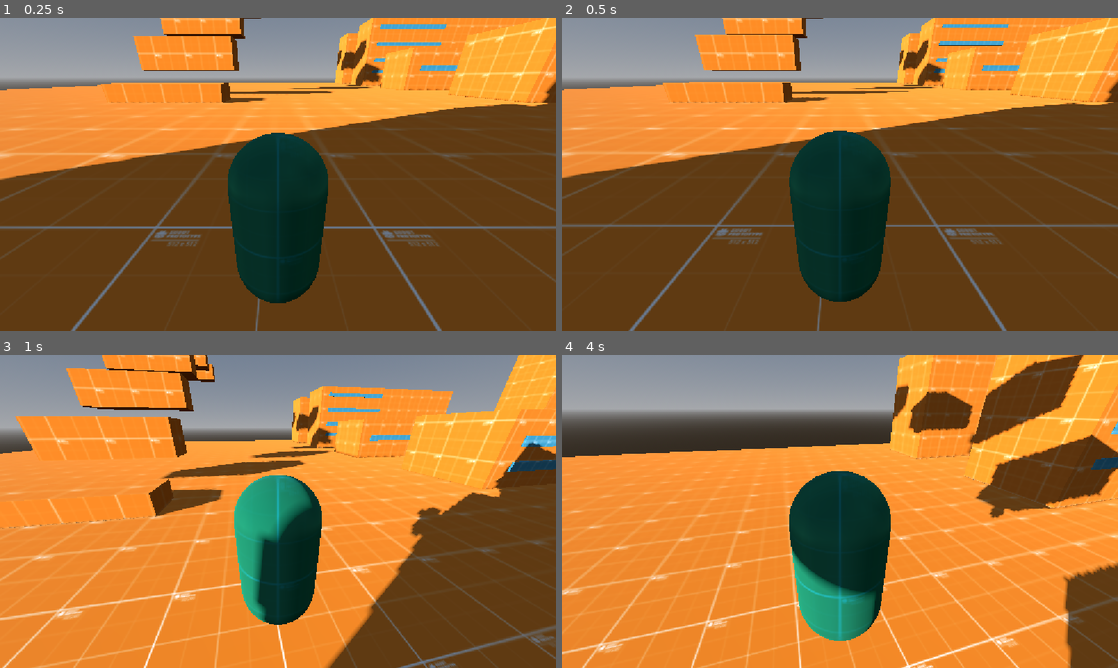
Above: before the commit, frames 1-4 (two rows, left to right).
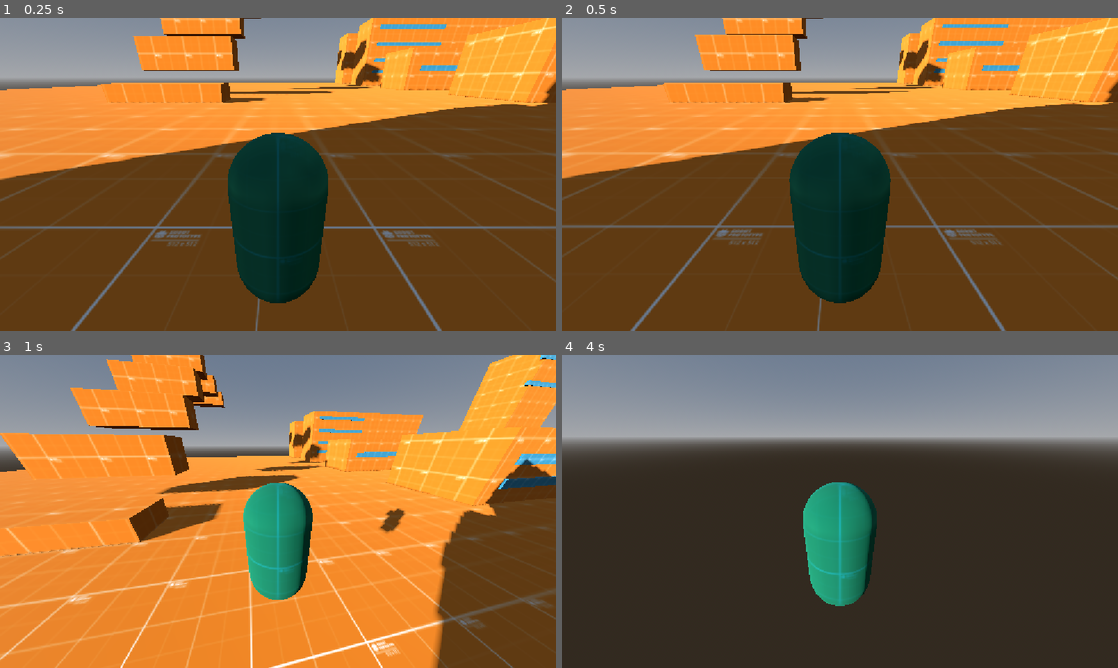
Above: after the commit, the same moments.

Repository: MauroMelender/ProtoProyectGensaku
Game: Godot game, scene res://Test Folder 0.1/escena_testeo.tscn
The game is run twice, just before and just after one commit, with the same random seed, the same clock (stepped at 60 frames per second) and the same inputs.
Inputs (mouse positions are in pixels of both pictures, inside the frame that each line leads up to):
- Up to frame 1 (0.25 s): no input
- Up to frame 2 (0.5 s): no input
- Up to frame 3 (1 s): tap Enter (ui_accept) at 0.5, 0.77, 0.8 s; move the mouse to (305, 511) at 0.52 s; hold W (ui_up) from 0.53 s (still down); tap Q (dash) at 0.6 s
- Up to frame 4 (4 s): keep holding W (ui_up); tap Enter (ui_accept) at 1.07, 1.35, 1.52, 1.82, 2.3, 3.02, 3.32, 3.6, 3.77 s; move the mouse to (812, 511) at 1.27 s; tap Q (dash) at 1.55, 2.1, 2.85 s; move the mouse to (851, 505) at 2.02 s; move the mouse to (834, 517) at 2.77 s; move the mouse to (878, 514) at 3.52 s

Frame 1 is identical in both runs. In frame 2, 2.1% of the frame differs, in the area x 0-100%, y 0-100%; in frame 3, 36%; in frame 4, 90%.

Commit message:
Correccion de la inercia y velocidad de wall running

Diff:
--- a/Test Folder 0.1/Player/Camara/camera_controller.gd
+++ b/Test Folder 0.1/Player/Camara/camera_controller.gd
@@ -7,16 +7,13 @@
 var current_tilt: float = 0.0
 var current_strafe_tilt: float = 0.0
 
-# Variables para el efecto de aterrizaje/salto
+# Variables para el efecto de aterrizaje e impacto
 var landing_offset: float = 0.0
 var was_on_floor: bool = true
 var initial_camera_pos: Vector3 = Vector3.ZERO
 
-# Variables para el micro-shake del dash
+# Variables de sacudida y vibración
 var shake_intensity: float = 0.0
-
-# Variables para el modo Orbita 360
-var is_orbiting: bool = false
 
 func _ready() -> void:
 	player = get_parent().get_parent() as Player
@@ -49,24 +46,21 @@
 
 	player.camera_pivot.rotate_y(-mouse_relative.x)
 	player.camera_pivot.rotate_object_local(Vector3.RIGHT, -mouse_relative.y)
-
 	player.camera_pivot.rotation.x = clamp(player.camera_pivot.rotation.x, deg_to_rad(-80), deg_to_rad(80))
 
 func _update_orbit_mode(delta: float) -> void:
 	var right_click_pressed := Input.is_mouse_button_pressed(MOUSE_BUTTON_RIGHT)
-
 	if not right_click_pressed:
 		player.camera_pivot.rotation.y = lerp_angle(player.camera_pivot.rotation.y, 0.0, player.CAMERA_RESET_SPEED * delta)
 
 func _update_fov(delta: float) -> void:
 	var target_fov: float = player.BASE_FOV
+	var horizontal_speed := Vector3(player.velocity.x, 0, player.velocity.z).length()
 
 	match player.current_state:
 		Player.State.NORMAL:
-			var horizontal_speed := Vector3(player.velocity.x, 0, player.velocity.z).length()
-
 			if horizontal_speed > player.SPEED:
-				var speed_ratio = clamp((horizontal_speed - player.SPEED) / (player.WALL_RUN_SPEED - player.SPEED), 0.0, 1.0)
+				var speed_ratio = clamp((horizontal_speed - player.SPEED) / (player.DASH_SPEED - player.SPEED), 0.0, 1.0)
 				target_fov = lerp(player.BASE_FOV, player.MAX_FOV, speed_ratio)
 			else:
 				target_fov = player.BASE_FOV
@@ -77,7 +71,7 @@
 		Player.State.AGARRADO:
 			target_fov = player.BASE_FOV
 
-	if player.dash_ability and player.dash_ability.cooldown_timer > (player.DASH_COOLDOWN_TIME - 0.2):
+	if player.dash_ability and player.dash_ability.cooldown_timer > (player.DASH_COOLDOWN_TIME - 0.25):
 		target_fov = player.DASH_FOV
 		if player.dash_ability.cooldown_timer > (player.DASH_COOLDOWN_TIME - 0.05):
 			shake_intensity = player.DASH_SHAKE_AMOUNT
@@ -103,18 +97,22 @@
 
 func _update_landing_impact(delta: float) -> void:
 	if not was_on_floor and player.is_on_floor():
-		landing_offset = -player.LANDING_BOUNCE_FORCE
+		var fall_impact = abs(player.last_fall_velocity) * player.LANDING_BOUNCE_FORCE
+		landing_offset = -clamp(fall_impact, 0.05, 0.6)
+
+		if abs(player.last_fall_velocity) > 15.0:
+			shake_intensity = clamp(abs(player.last_fall_velocity) * 0.004, 0.03, 0.12)
 
 	was_on_floor = player.is_on_floor()
 
-	landing_offset = lerp(landing_offset, 0.0, 10.0 * delta)
+	landing_offset = lerp(landing_offset, 0.0, 12.0 * delta)
 	camera.position.y = initial_camera_pos.y + landing_offset
 
 func _update_dash_shake(delta: float) -> void:
 	if shake_intensity > 0.0:
 		camera.h_offset = randf_range(-shake_intensity, shake_intensity)
 		camera.v_offset = randf_range(-shake_intensity, shake_intensity)
-		shake_intensity = move_toward(shake_intensity, 0.0, delta * 2.0)
+		shake_intensity = move_toward(shake_intensity, 0.0, delta * 2.5)
 	else:
 		camera.h_offset = 0.0
 		camera.v_offset = 0.0
--- a/Test Folder 0.1/Player/Habilidades/wall_run.gd
+++ b/Test Folder 0.1/Player/Habilidades/wall_run.gd
@@ -96,9 +96,11 @@
 
 	if Input.is_action_just_pressed("ui_accept"):
 		player.current_state = Player.State.NORMAL
-		cooldown_timer = 0.4
+		cooldown_timer = 0.35
 		player.jump_count = 1
-		player.velocity = (current_wall_normal * player.WALL_JUMP_FORCE) + (Vector3.UP * player.JUMP_VELOCITY)
+
+		var forward_dir := -player.transform.basis.z
+		player.velocity = (current_wall_normal * player.WALL_JUMP_FORCE) + (forward_dir * player.WALL_JUMP_FORWARD_FORCE) + (Vector3.UP * player.JUMP_VELOCITY)
 		return
 
 	player.move_and_slide()
--- a/Test Folder 0.1/Player/player.gd
+++ b/Test Folder 0.1/Player/player.gd
@@ -6,6 +6,8 @@
 @export var SPEED: float = 8.0
 @export var ACCEL: float = 20.0
 @export var FRICTION: float = 30.0
+@export var AIR_CONTROL: float = 8.0 # Control horizontal en aire
+@export var MOMENTUM_DECAY: float = 6.0 # Velocidad a la que se pierde el exceso de inercia (Dash/WallRun)
 @export var JUMP_VELOCITY: float = 6.0
 @export var MAX_JUMPS: int = 2
 @export var MOUSE_SENSITIVITY: float = 0.003
@@ -17,23 +19,24 @@
 
 @export_group("Wall Running")
 @export var WALL_RUN_SPEED: float = 17.0
-@export var WALL_JUMP_FORCE: float = 5.0
+@export var WALL_JUMP_FORCE: float = 7.0
+@export var WALL_JUMP_FORWARD_FORCE: float = 12.0 # Inercia frontal al saltar de la pared
 
 @export_group("Dash")
-@export var DASH_SPEED: float = 16.0
+@export var DASH_SPEED: float = 18.0
 @export var DASH_COOLDOWN_TIME: float = 1.2
 
 @export_group("Cámara y FOV")
 @export var BASE_FOV: float = 75.0
-@export var MAX_FOV: float = 90.0
-@export var DASH_FOV: float = 95.0
+@export var MAX_FOV: float = 95.0
+@export var DASH_FOV: float = 102.0
 @export var FOV_CHANGE_SPEED: float = 6.0
 @export var TILT_ANGLE: float = 12.0
 @export var TILT_SPEED: float = 8.0
-@export var STRAFE_TILT_ANGLE: float = 2.5
-@export var LANDING_BOUNCE_FORCE: float = 0.15
-@export var DASH_SHAKE_AMOUNT: float = 0.06
-@export var CAMERA_RESET_SPEED: float = 8.0 # Velocidad para rebarajar la cámara al soltar clic
+@export var STRAFE_TILT_ANGLE: float = 3.0
+@export var LANDING_BOUNCE_FORCE: float = 0.02 # Factor de impacto por velocidad de caída
+@export var DASH_SHAKE_AMOUNT: float = 0.07
+@export var CAMERA_RESET_SPEED: float = 8.0
 
 # Estructura de Estados
 enum State { NORMAL, AGARRADO, WALL_RUNNING }
@@ -42,6 +45,7 @@
 var jump_count: int = 0
 var gravity: float = ProjectSettings.get_setting("physics/3d/default_gravity")
 var spawn_position: Vector3
+var last_fall_velocity: float = 0.0 # Registra la velocidad vertical máxima antes de aterrizar
 
 # Referencias a Nodos
 @onready var camera_pivot: Node3D = $CameraPivot
@@ -81,6 +85,9 @@
 	if global_position.y < FALL_LIMIT_Y:
 		respawn()
 
+	if not is_on_floor():
+		last_fall_velocity = velocity.y
+
 	match current_state:
 		State.NORMAL:
 			_process_normal_movement(delta)
@@ -115,12 +122,30 @@
 	var input_dir := Input.get_vector("ui_left", "ui_right", "ui_up", "ui_down")
 	var direction := (transform.basis * Vector3(input_dir.x, 0, input_dir.y)).normalized()
 
-	if direction != Vector3.ZERO:
-		velocity.x = move_toward(velocity.x, direction.x * SPEED, ACCEL * delta)
-		velocity.z = move_toward(velocity.z, direction.z * SPEED, ACCEL * delta)
+	var current_h_vel := Vector3(velocity.x, 0, velocity.z)
+	var speed_len := current_h_vel.length()
+
+	if is_on_floor():
+		if direction != Vector3.ZERO:
+			if speed_len > SPEED:
+				var target_vel = direction * SPEED
+				velocity.x = move_toward(velocity.x, target_vel.x, MOMENTUM_DECAY * delta)
+				velocity.z = move_toward(velocity.z, target_vel.z, MOMENTUM_DECAY * delta)
+			else:
+				velocity.x = move_toward(velocity.x, direction.x * SPEED, ACCEL * delta)
+				velocity.z = move_toward(velocity.z, direction.z * SPEED, ACCEL * delta)
+		else:
+			velocity.x = move_toward(velocity.x, 0, FRICTION * delta)
+			velocity.z = move_toward(velocity.z, 0, FRICTION * delta)
 	else:
-		velocity.x = move_toward(velocity.x, 0, FRICTION * delta)
-		velocity.z = move_toward(velocity.z, 0, FRICTION * delta)
+		if direction != Vector3.ZERO:
+			if speed_len > SPEED:
+				var blended_dir = lerp(current_h_vel.normalized(), direction, AIR_CONTROL * delta).normalized()
+				velocity.x = blended_dir.x * speed_len
+				velocity.z = blended_dir.z * speed_len
+			else:
+				velocity.x = move_toward(velocity.x, direction.x * SPEED, AIR_CONTROL * delta)
+				velocity.z = move_toward(velocity.z, direction.z * SPEED, AIR_CONTROL * delta)
 
 	move_and_slide()
 
